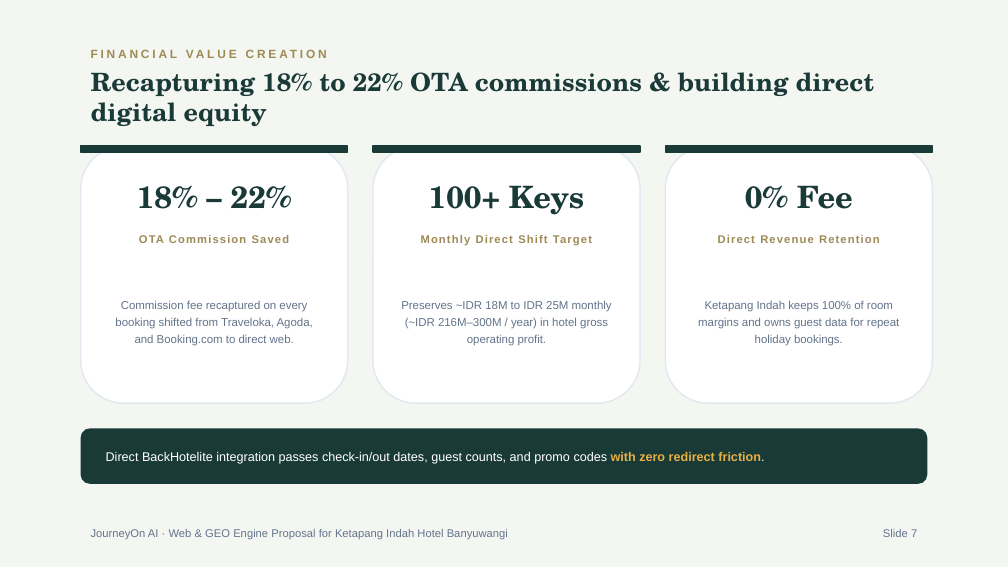
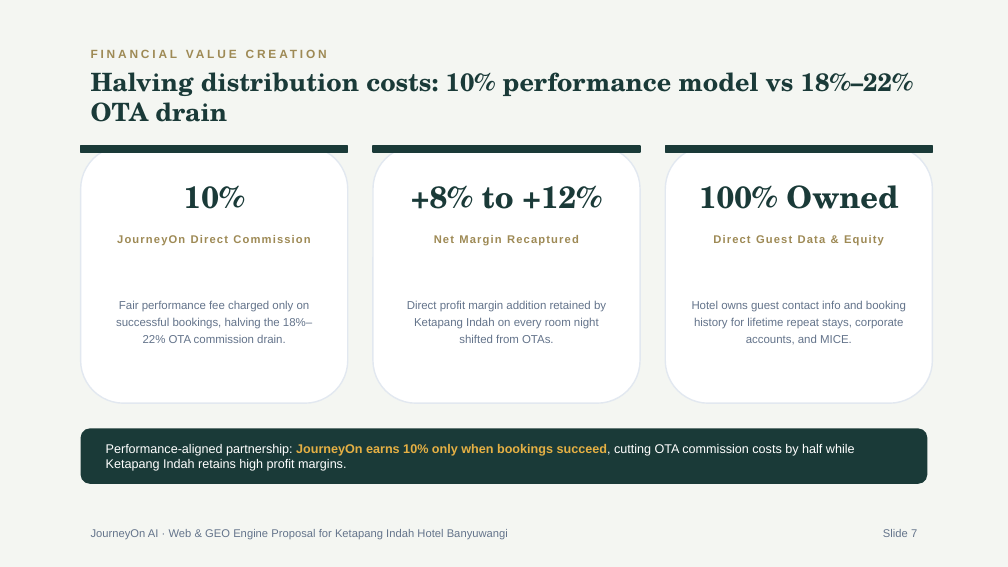
Before and after one commit to arbuuuud/ketapangweb, a slide deck: slide 7 of PITCH_DECK_KETAPANG_INDAH_GEO.pptx. Drawn at 1008x567 pixels with LibreOffice and Linux fonts; fonts in the diff are those of the drawing. Boxes give left, top, right and bottom in pixels: in the first picture for what was removed or moved away, otherwise in the second. Text is boxed around its words. In the diff, an @@ line names an element or a change of style, - is before the commit and + after.

Commit message:
fix(deck-and-audit): align commercial model to JourneyOn 10% commission vs OTA 18-22%

```diff
--- a/PITCH_DECK_KETAPANG_INDAH_GEO.pptx
+++ b/PITCH_DECK_KETAPANG_INDAH_GEO.pptx
@@ text at (91,72,913,122): text changed @@
-Recapturing 18% to 22% OTA commissions & building direct digital equity
+Halving distribution costs: 10% performance model vs 18%–22% OTA drain
@@ text at (184,185,245,209): text changed @@
-18% – 22%
+10%
@@ text at (411,185,602,209): text changed @@
-100+ Keys
++8% to +12%
@@ text at (699,185,898,209): text changed @@
-0% Fee
+100% Owned
@@ text at (81,227,348,252): text changed @@
-OTA Commission Saved
+JourneyOn Direct Commission
@@ text at (373,227,640,252): text changed @@
-Monthly Direct Shift Target
+Net Margin Recaptured
@@ text at (665,227,932,252): text changed @@
-Direct Revenue Retention
+Direct Guest Data & Equity
@@ text at (116,300,312,343): text changed @@
-Commission fee recaptured on every booking shifted from Traveloka, Agoda, and Booking.com to direct web.
+Fair performance fee charged only on successful bookings, halving the 18%–22% OTA commission drain.
@@ text at (407,300,606,343): text changed @@
-Preserves ~IDR 18M to IDR 25M monthly (~IDR 216M–300M / year) in hotel gross operating profit.
+Direct profit margin addition retained by Ketapang Indah on every room night shifted from OTAs.
@@ text at (692,300,906,344): text changed @@
-Ketapang Indah keeps 100% of room margins and owns guest data for repeat holiday bookings.
+Hotel owns guest contact info and booking history for lifetime repeat stays, corporate accounts, and MICE.
@@ text at (106,444,855,471): text changed @@
-Direct BackHotelite integration passes check-in/out dates, guest counts, and promo codes with zero redirect friction.
+Performance-aligned partnership: JourneyOn earns 10% only when bookings succeed, cutting OTA commission costs by half while Ketapang Indah retains high profit margins.
```
Also in this commit, not shown: 2 other slides changed, 7 other files.
